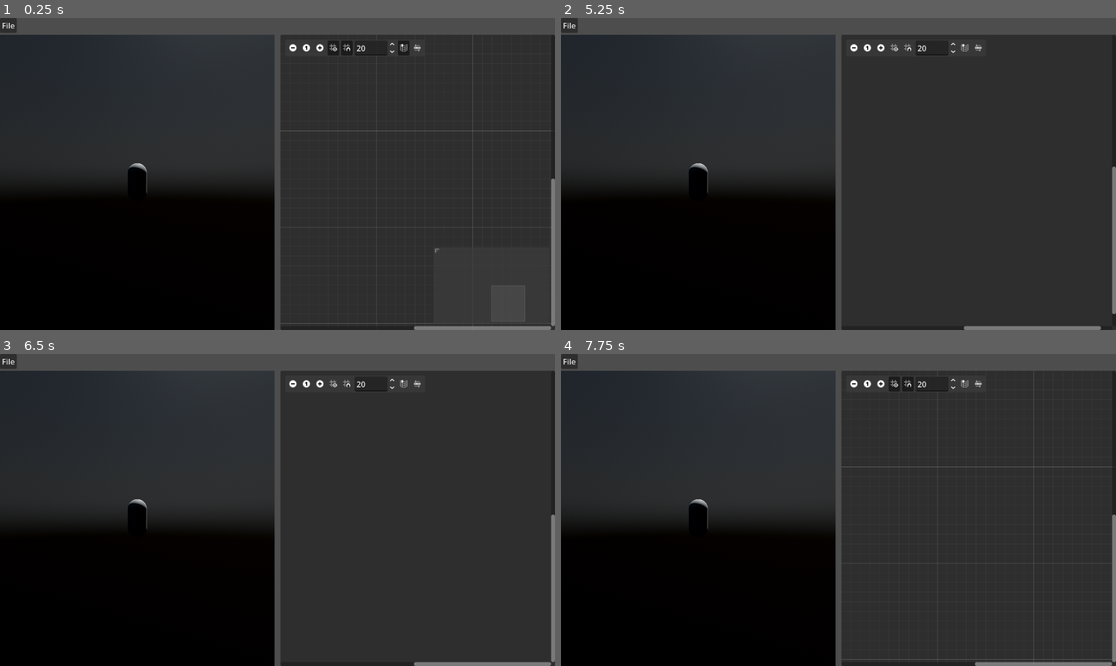
Above: before the commit, frames 1-4 (two rows, left to right).
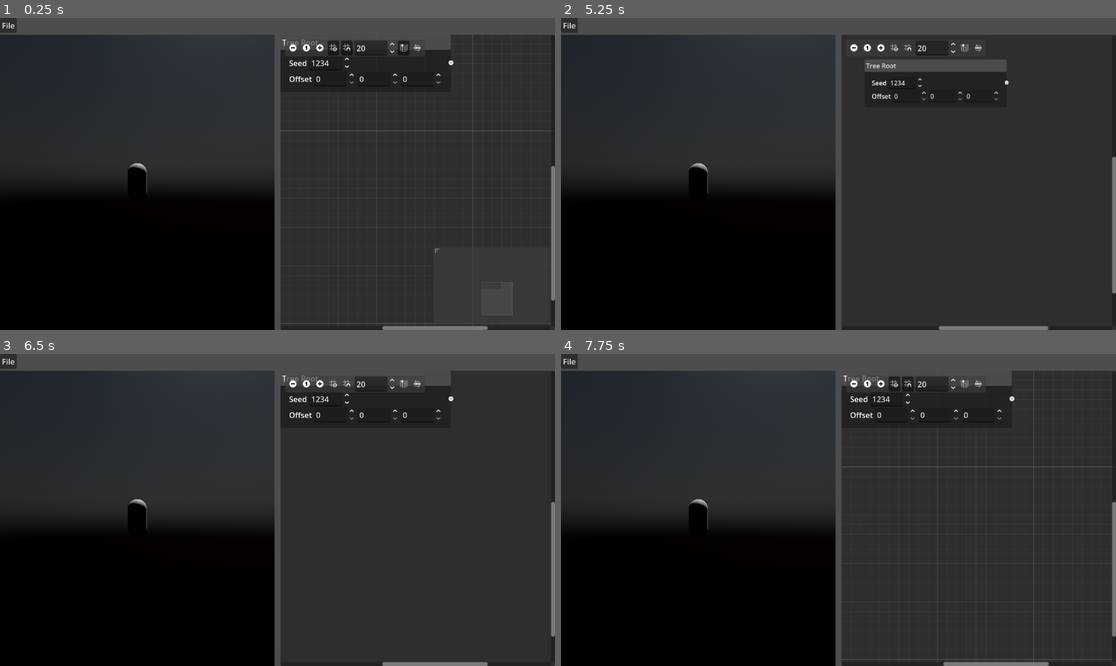
Above: after the commit, the same moments.

Repository: atirut-w/arborgen
Game: Godot game, scene res://scenes/main/main.tscn
Two runs of this game, one before a commit and one after it. Both use one fixed random seed, a clock stepped at 60 frames per second and the inputs below.
Inputs (mouse positions are in pixels of both pictures, inside the frame that each line leads up to):
- Up to frame 1 (0.25 s): no input
- Up to frame 2 (5.25 s): click (855, 49) at 0.5 s; click (882, 49) at 1.25 s; click (894, 49) at 2 s; click (905, 49) at 2.75 s; click (966, 49) at 3.5 s; click (977, 49) at 4.25 s; click (855, 49) at 5 s
- Up to frame 3 (6.5 s): click (321, 385) at 5.75 s
- Up to frame 4 (7.75 s): click (894, 385) at 6.5 s; click (905, 385) at 7.25 s

The runs differ from the first frame. In frame 1, 1.3% of the frame differs, in the area x 50-100%, y 5-100%; in frame 2, 1.4%, in the area x 54-100%, y 13-100%; in frame 3, 1.2%; in frame 4, 1.3%.

Commit message:
Add Tree Root graph node

Diff:
--- /dev/null
+++ b/graph_nodes/tree_root/tree_root.gd
@@ -0,0 +1,29 @@
+class_name TreeRoot
+extends GraphNode
+
+
+var tree_seed: int:
+	get:
+		var spinbox: SpinBox = %SpinBox
+		return int(spinbox.value)
+	set(value):
+		var spinbox: SpinBox = %SpinBox
+		spinbox.value = value
+
+var tree_offset: Vector3:
+	get:
+		var x_spinbox: SpinBox = %XSpinBox
+		var y_spinbox: SpinBox = %YSpinBox
+		var z_spinbox: SpinBox = %ZSpinBox
+		return Vector3(x_spinbox.value, y_spinbox.value, z_spinbox.value)
+	set(value):
+		var x_spinbox: SpinBox = %XSpinBox
+		var y_spinbox: SpinBox = %YSpinBox
+		var z_spinbox: SpinBox = %ZSpinBox
+		x_spinbox.value = value.x
+		y_spinbox.value = value.y
+		z_spinbox.value = value.z
+
+
+func _ready() -> void:
+	pass
--- /dev/null
+++ b/graph_nodes/tree_root/tree_root.tscn
@@ -0,0 +1,65 @@
+[gd_scene load_steps=2 format=3 uid="uid://b2shkd7v8ywj"]
+
+[ext_resource type="Script" uid="uid://dhf3bl3p6b2cn" path="res://graph_nodes/tree_root/tree_root.gd" id="1_oik0f"]
+
+[node name="TreeRoot" type="GraphNode"]
+title = "Tree Root"
+slot/0/left_enabled = false
+slot/0/left_type = 0
+slot/0/left_color = Color(1, 1, 1, 1)
+slot/0/left_icon = null
+slot/0/right_enabled = true
+slot/0/right_type = 0
+slot/0/right_color = Color(1, 1, 1, 1)
+slot/0/right_icon = null
+slot/0/draw_stylebox = true
+slot/1/left_enabled = false
+slot/1/left_type = 0
+slot/1/left_color = Color(1, 1, 1, 1)
+slot/1/left_icon = null
+slot/1/right_enabled = false
+slot/1/right_type = 0
+slot/1/right_color = Color(1, 1, 1, 1)
+slot/1/right_icon = null
+slot/1/draw_stylebox = true
+script = ExtResource("1_oik0f")
+
+[node name="HBoxContainer" type="HBoxContainer" parent="."]
+layout_mode = 2
+
+[node name="Label" type="Label" parent="HBoxContainer"]
+layout_mode = 2
+text = "Seed"
+
+[node name="SpinBox" type="SpinBox" parent="HBoxContainer"]
+unique_name_in_owner = true
+layout_mode = 2
+max_value = 1234.0
+value = 1234.0
+rounded = true
+allow_greater = true
+
+[node name="HBoxContainer2" type="HBoxContainer" parent="."]
+layout_mode = 2
+
+[node name="Label" type="Label" parent="HBoxContainer2"]
+layout_mode = 2
+text = "Offset"
+
+[node name="XSpinbox" type="SpinBox" parent="HBoxContainer2"]
+unique_name_in_owner = true
+layout_mode = 2
+rounded = true
+allow_greater = true
+
+[node name="YSpinbox" type="SpinBox" parent="HBoxContainer2"]
+unique_name_in_owner = true
+layout_mode = 2
+rounded = true
+allow_greater = true
+
+[node name="ZSpinbox" type="SpinBox" parent="HBoxContainer2"]
+unique_name_in_owner = true
+layout_mode = 2
+rounded = true
+allow_greater = true
--- a/scenes/main/main.gd
+++ b/scenes/main/main.gd
@@ -2,6 +2,8 @@
 
 
 @onready var file_menu: PopupMenu = %FileMenu
+@onready var tree_graph: GraphEdit = %TreeGraph
+@onready var tree_root: TreeRoot = %TreeRoot
 
 
 func _ready() -> void:
--- a/scenes/main/main.tscn
+++ b/scenes/main/main.tscn
@@ -1,7 +1,8 @@
-[gd_scene load_steps=3 format=3 uid="uid://cj8kamgn0oc8j"]
+[gd_scene load_steps=4 format=3 uid="uid://cj8kamgn0oc8j"]
 
 [ext_resource type="Script" uid="uid://bksuq6ob62e67" path="res://scenes/main/main.gd" id="1_ig7tw"]
 [ext_resource type="PackedScene" uid="uid://dfp31xf31vmbi" path="res://scenes/preview/preview.tscn" id="2_iuonh"]
+[ext_resource type="PackedScene" uid="uid://b2shkd7v8ywj" path="res://graph_nodes/tree_root/tree_root.tscn" id="3_k2fmo"]
 
 [node name="Main" type="Control"]
 layout_mode = 3
@@ -44,6 +45,14 @@
 
 [node name="Preview" parent="VBoxContainer/HSplitContainer/PreviewContainer/PreviewViewport" instance=ExtResource("2_iuonh")]
 
-[node name="GraphEdit" type="GraphEdit" parent="VBoxContainer/HSplitContainer"]
+[node name="TreeGraph" type="GraphEdit" parent="VBoxContainer/HSplitContainer"]
+unique_name_in_owner = true
 layout_mode = 2
 size_flags_horizontal = 3
+
+[node name="TreeRoot" parent="VBoxContainer/HSplitContainer/TreeGraph" instance=ExtResource("3_k2fmo")]
+unique_name_in_owner = true
+layout_mode = 0
+offset_right = 354.0
+offset_bottom = 119.0
+mouse_filter = 1
Not shown, added: graph_nodes/tree_root/tree_root.gd.uid
